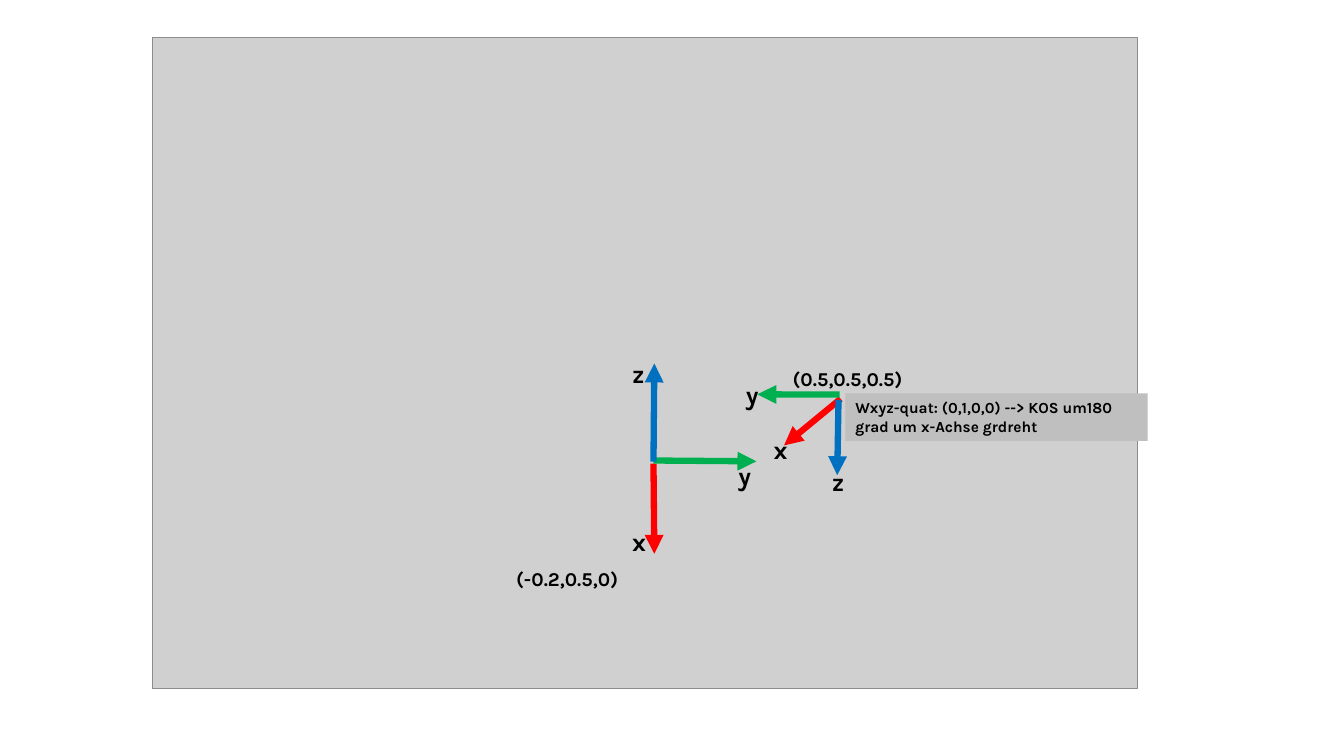
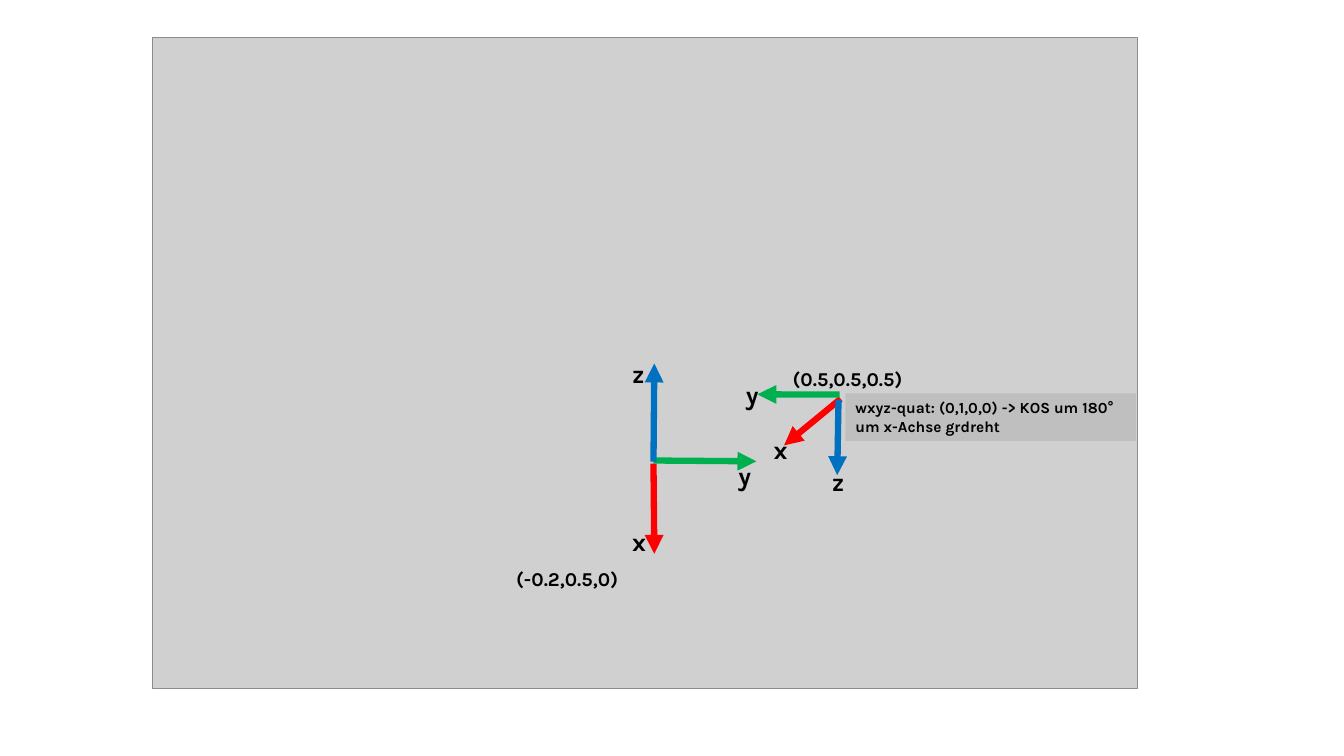
Before and after one commit to m0dd0/ALRSimulationTools, a slide deck: slide 1 of ccordinate_systems.pptx. Drawn at 1344x756 pixels with LibreOffice and Linux fonts; fonts in the diff are those of the drawing; grey boxes stand for pictures. Boxes give left, top, right and bottom in pixels: in the first picture for what was removed or moved away, otherwise in the second. Text is boxed around its words. In the diff, an @@ line names an element or a change of style, - is before the commit and + after.

```diff
--- a/ccordinate_systems.pptx
+++ b/ccordinate_systems.pptx
@@ rectangle "wxyz-quat: (0,1,0,0) -> KOS um ...": place and size @@
-rectangle "wxyz-quat: (0,1,0,0) -> KOS um ..." at <box>846,393,1148,441</box>
+rectangle "wxyz-quat: (0,1,0,0) -> KOS um ..." at <box>846,393,1136,441</box>
@@ text in rectangle at <box>855,401,1113,436</box>: text changed @@
-Wxyz-quat: (0,1,0,0) --> KOS um180 grad um x-Achse grdreht
+wxyz-quat: (0,1,0,0) -> KOS um 180° um x-Achse grdreht
```
Also in this commit, not shown: 1 other file.
